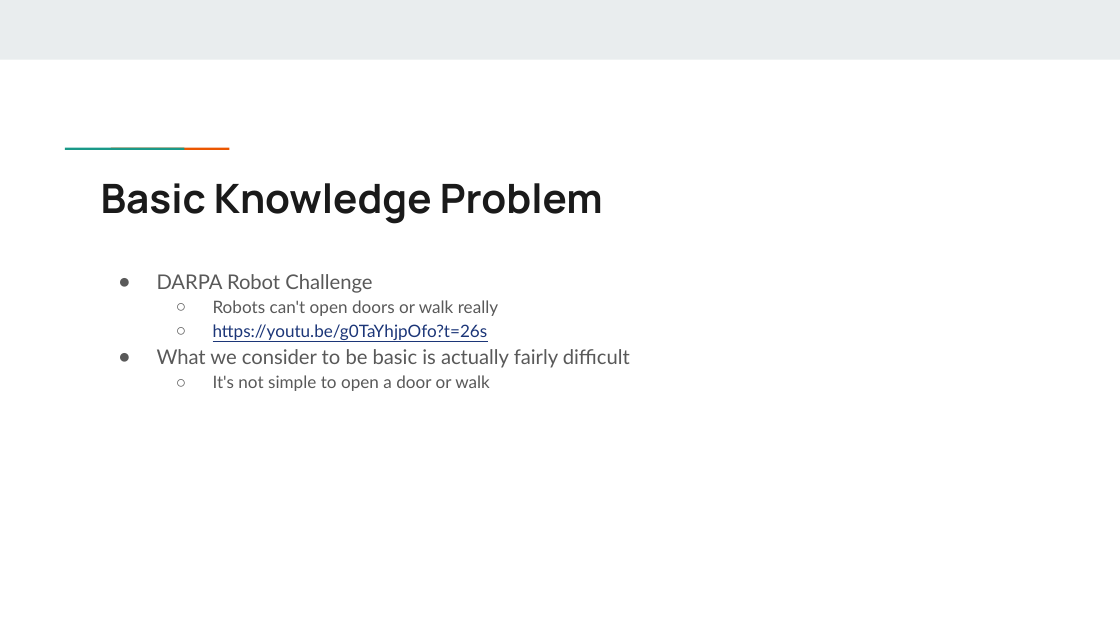
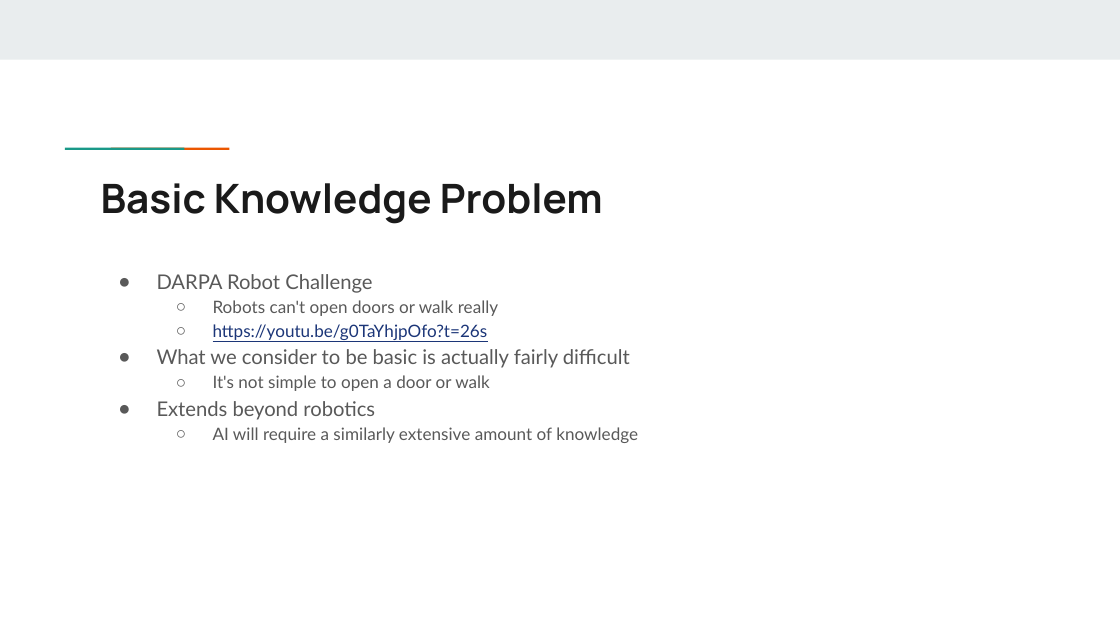
Before and after one commit to quentintruong/UCLA-CS35L-F17, a slide deck: slide 5 of A10/Applications of Context for Artificial Intelligence.pptx (slide 3 before the commit). Drawn at 1120x630 pixels with LibreOffice and Linux fonts; fonts in the diff are those of the drawing. Boxes give left, top, right and bottom in pixels: in the first picture for what was removed or moved away, otherwise in the second. Text is boxed around its words. In the diff, an @@ line names an element or a change of style, - is before the commit and + after.

```diff
--- a/A10/Applications of Context for Artificial Intelligence.pptx
+++ b/A10/Applications of Context for Artificial Intelligence.pptx
@@ text at (157,401,638,443): paragraphs added @@
+● Extends beyond robotics
+  ○ AI will require a similarly extensive amount of knowledge
```
Also in this commit, not shown: 5 other slides changed, 2 slides added, 3 other files.
